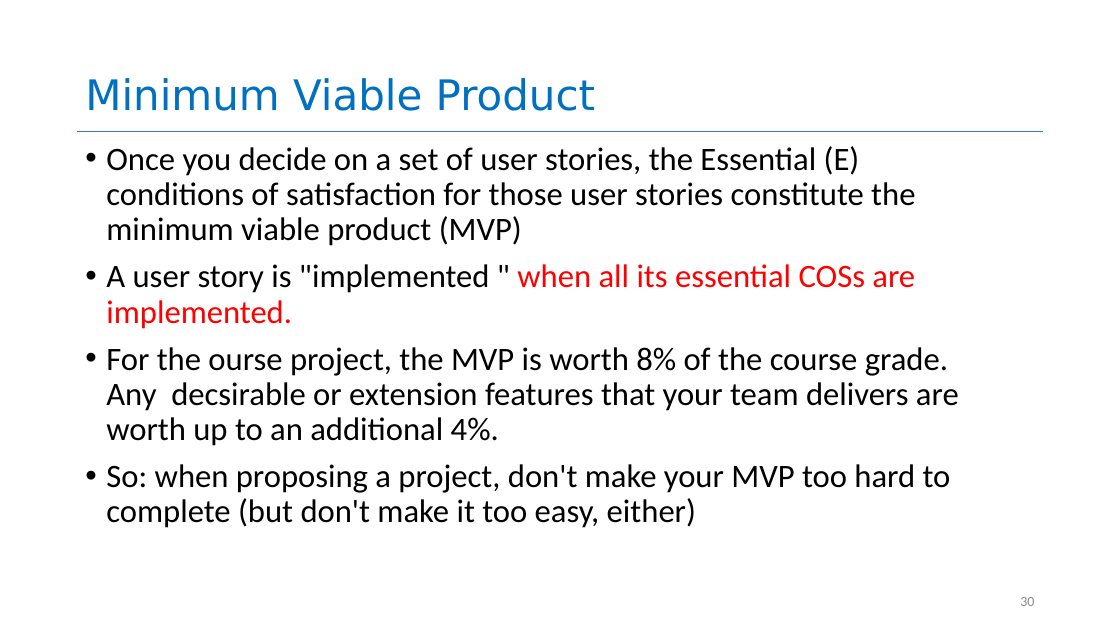
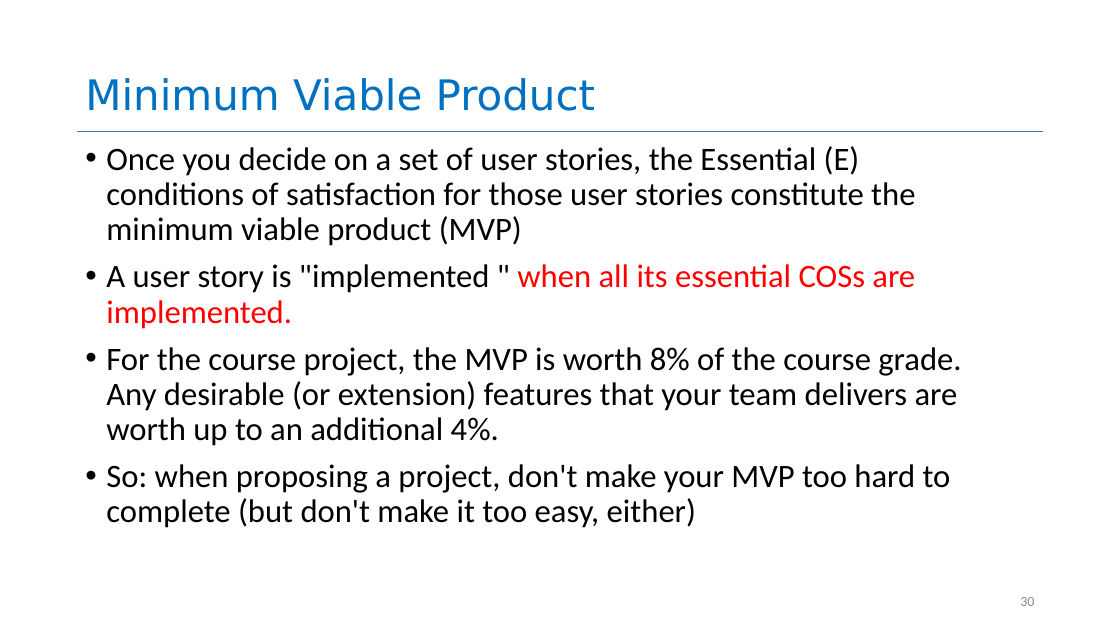
Before and after one commit to neu-se/CS4530-Fall-2026, a slide deck: slide 30 of Slides/Module 01.2 User Stories.pptx. Drawn at 1120x630 pixels with LibreOffice and Linux fonts; fonts in the diff are those of the drawing. Boxes give left, top, right and bottom in pixels: in the first picture for what was removed or moved away, otherwise in the second. Text is boxed around its words. In the diff, an @@ line names an element or a change of style, - is before the commit and + after.

```diff
--- a/Slides/Module 01.2 User Stories.pptx
+++ b/Slides/Module 01.2 User Stories.pptx
@@ text at box(106, 347, 961, 446): text changed @@
-• For the ourse project, the MVP is worth 8% of the course grade. Any decsirable or extension features that your team delivers are worth up to an additional 4%.
+• For the course project, the MVP is worth 8% of the course grade. Any desirable (or extension) features that your team delivers are worth up to an additional 4%.
```
Also in this commit, not shown: 1 other slide changed, 4 other files.
